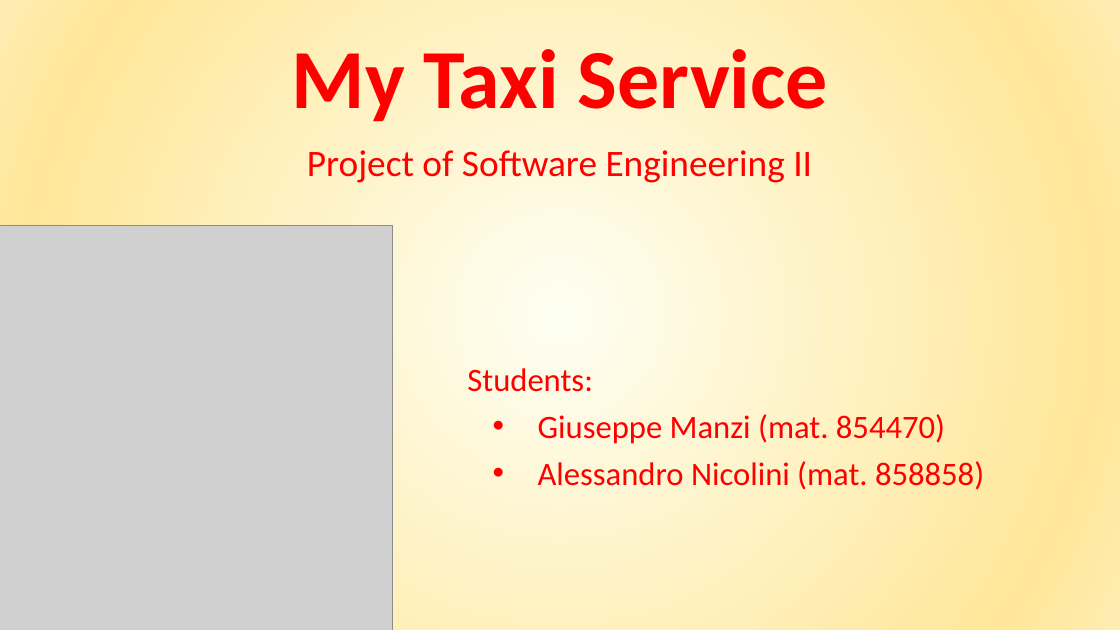
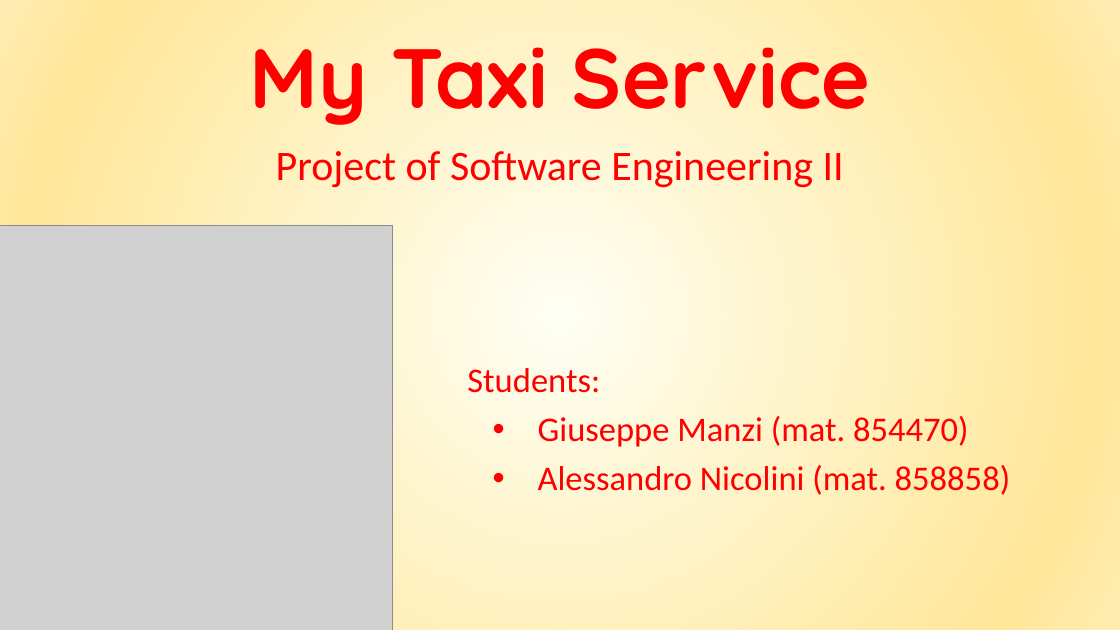
Before and after one commit to giuseppemanzi/manzinicolini, a slide deck: slide 1 of All/final presentation/Final presentation.pptx. Drawn at 1120x630 pixels with LibreOffice and Linux fonts; fonts in the diff are those of the drawing; grey boxes stand for pictures. Boxes give left, top, right and bottom in pixels: in the first picture for what was removed or moved away, otherwise in the second. Text is boxed around its words. In the diff, an @@ line names an element or a change of style, - is before the commit and + after.

```diff
--- a/All/final presentation/Final presentation.pptx
+++ b/All/final presentation/Final presentation.pptx
@@ title "My Taxi Service" at (250,47,870,125): font Calibri to Quicksand @@
@@ subtitle "Project of Software Engineering II" at (276,151,844,188): size 32 to 36 pt @@
@@ text "Students:" at (467,368,1010,495): size 28 to 29.6 pt @@
```
Also in this commit, not shown: 13 other slides changed, 6 slides added, 1 other file.
